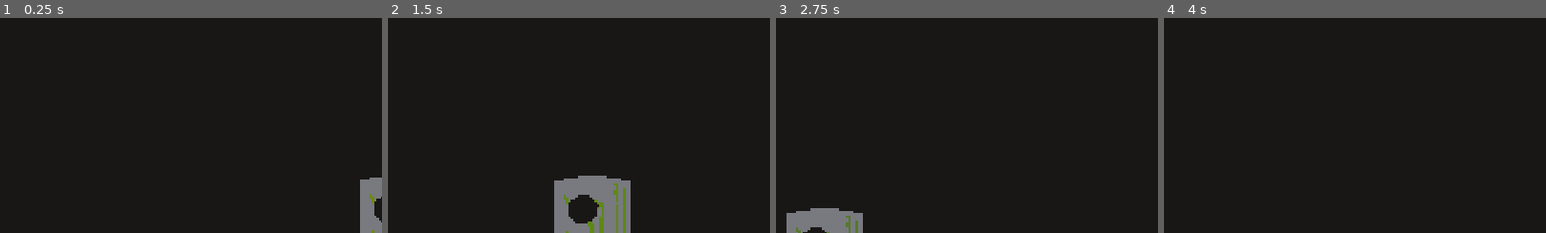
Above: before the commit, frames 1-4 (left to right).
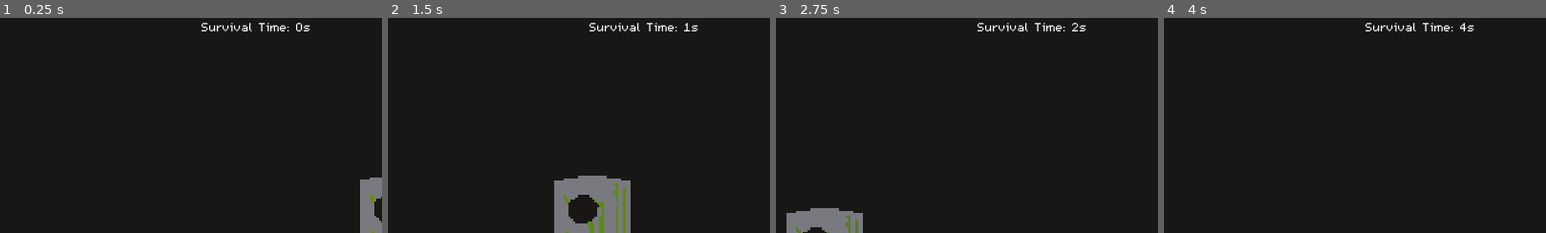
Above: after the commit, the same moments.

Repository: MHillier98/FeedThePillar
Game: Godot game, scene res://Scenes/TestScene.tscn
Two runs of this game, one before a commit and one after it. Both use one fixed random seed, a clock stepped at 60 frames per second and the inputs below. The engine's default icon, where the game draws it, is replaced by a stand-in: a white triangle on a blue panel in a dark square.
Inputs (mouse positions are % of the whole screen's width and height, from its top left):
- Up to frame 1 (0.25 s): no input
- Up to frame 2 (1.5 s): tap Enter at 0.5 s; move the mouse to (72, 45) at 0.52 s; hold W (up) 0.53-1.28 s; hold D (right) from 0.53 s (still down); move the mouse to (30, 55) at 1.27 s; tap W (up) at 1.35 s
- Up to frame 3 (2.75 s): tap W (up) at 1.52, 1.82 s; move the mouse to (60, 28) at 2.02 s; release D (right) at 2.03 s; hold A (left) from 2.03 s (still down); hold W (up) from 2.03 s (still down)
- Up to frame 4 (4 s): move the mouse to (45, 70) at 2.77 s; release A (left) at 2.78 s; release W (up) at 2.78 s; hold D (right) from 2.78 s (still down); tap W (up) at 2.85, 3.02, 3.32 s; move the mouse to (80, 65) at 3.52 s; hold W (up) from 3.53 s (still down)
The pictures show only the part of the screen within x 17-67%, y 0-50%; the shares and areas given below are measured in that part.

The runs differ from the first frame. In frame 1, 0.5% of the frame differs, in the area x 52-82%, y 2-7%; in frame 2, 0.5%; in frame 3, 0.5%; in frame 4, 0.5%.
Error before the commit: Parse Error: Expected ',' or ')' (res://Scripts/GameController.gd:40)

Commit message:
Code formatting

Diff:
--- a/Scripts/GameController.gd
+++ b/Scripts/GameController.gd
@@ -1,17 +1,20 @@
 extends Node
+
 
 onready var player = $Player
 onready var pillar = $Pillar
 onready var timerPanel = $CanvasLayer/HUD/Timer
 
-var timer = 0
+var timer = 0 # timer for points
 
-var time = 0
+var time = 0 # timer for counter
 var time_mult = 1.0
 var paused = false
 
+
 func _ready():
 	set_process(true)
+
 
 func _process(delta):
 	if timer > 500:
@@ -22,6 +25,7 @@
 	if not paused:
 		time += delta * time_mult
 		timerPanel.text = "Survival Time: " + str(int(time)) + "s"
+
 
 func update_points():
 	var player_pos = player.global_position
@@ -36,4 +40,4 @@
 
 		var points_difference = old_player_points - player_points
 		if points_difference > 0:
-			pillar.add_points(points_difference
+			pillar.add_points(points_difference)
--- a/Scripts/Pillar.gd
+++ b/Scripts/Pillar.gd
@@ -1,15 +1,18 @@
 extends Sprite
+
 
 export(int) var points = 0 setget set_points, get_points
 
+onready var pointsLabel = $PointsLabel
+
 var timer = 0
 
-onready var pointsLabel = $PointsLabel
 
 func _ready():
 	var anim = get_node("AnimationPlayer").get_animation("Fade")
 	anim.set_loop(true)
 	get_node("AnimationPlayer").play("Fade")
+
 
 func _process(_delta):
 	if timer > 600:
@@ -18,17 +21,21 @@
 		timer = 0
 	timer += 1
 
+
 func set_points(new_points):
 	points = clamp(new_points, 0, 9999999)
 	update_text()
 
+
 func get_points():
 	return points
+
 
 func add_points(new_points):
 	points += new_points
 	update_text()
 
+
 func update_text():
 	if pointsLabel != null:
 		pointsLabel.text = str(get_points())
--- a/Scripts/Player.gd
+++ b/Scripts/Player.gd
@@ -1,4 +1,10 @@
 extends KinematicBody2D
+
+
+export(int) var points = 0 setget set_points, get_points
+
+onready var pointsLabel = $PointsLabel
+onready var animationPlayer = $AnimationPlayer
 
 const UP = Vector2(0, -1)
 const GRAVITY = 20
@@ -7,22 +13,6 @@
 const JUMP_HEIGHT = -250
 
 var motion = Vector2()
-
-export(int) var points = 0 setget set_points, get_points
-
-onready var pointsLabel = $PointsLabel
-onready var animationPlayer = $AnimationPlayer
-
-func set_points(new_points):
-	points = clamp(new_points, 0, 9999999)
-	update_text()
-
-func get_points():
-	return points
-
-func update_text():
-	if pointsLabel != null:
-		pointsLabel.text = str(get_points())
 
 
 func _physics_process(_delta):
@@ -54,3 +44,17 @@
 		animationPlayer.play("Look Right")
 		get_node("HeadCollisionShape/HeadSprite").set_flip_v(false)
 		yield(animationPlayer, "animation_finished")
+
+
+func set_points(new_points):
+	points = clamp(new_points, 0, 9999999)
+	update_text()
+
+
+func get_points():
+	return points
+
+
+func update_text():
+	if pointsLabel != null:
+		pointsLabel.text = str(get_points())
--- a/Scripts/PlayerHead.gd
+++ b/Scripts/PlayerHead.gd
@@ -1,12 +1,8 @@
 extends CollisionShape2D
 
-#export (int) var speed = 20
 
-func get_input():
+func _physics_process(_delta):
 	var mouse_pos = get_global_mouse_position()
 
 	if (mouse_pos.x > global_position.x + 20 or mouse_pos.x < global_position.x - 20) and global_position.distance_to(mouse_pos) > 10:
 		look_at(mouse_pos)
-
-func _physics_process(_delta):
-	get_input()
--- a/Scripts/UI.gd
+++ b/Scripts/UI.gd
@@ -1,9 +1,10 @@
 extends Control
+
+export(Color) var draw_colour
 
 var player
 var pillar
 
-export(Color) var draw_colour
 
 func _ready():
 	var main = get_tree().current_scene
@@ -11,8 +12,10 @@
 	pillar = main.find_node("PillarAccents")
 	set_process(true)
 
+
 func _process(_delta):
 	update()
+
 
 func _draw():
 	var player_pos = player.global_position
